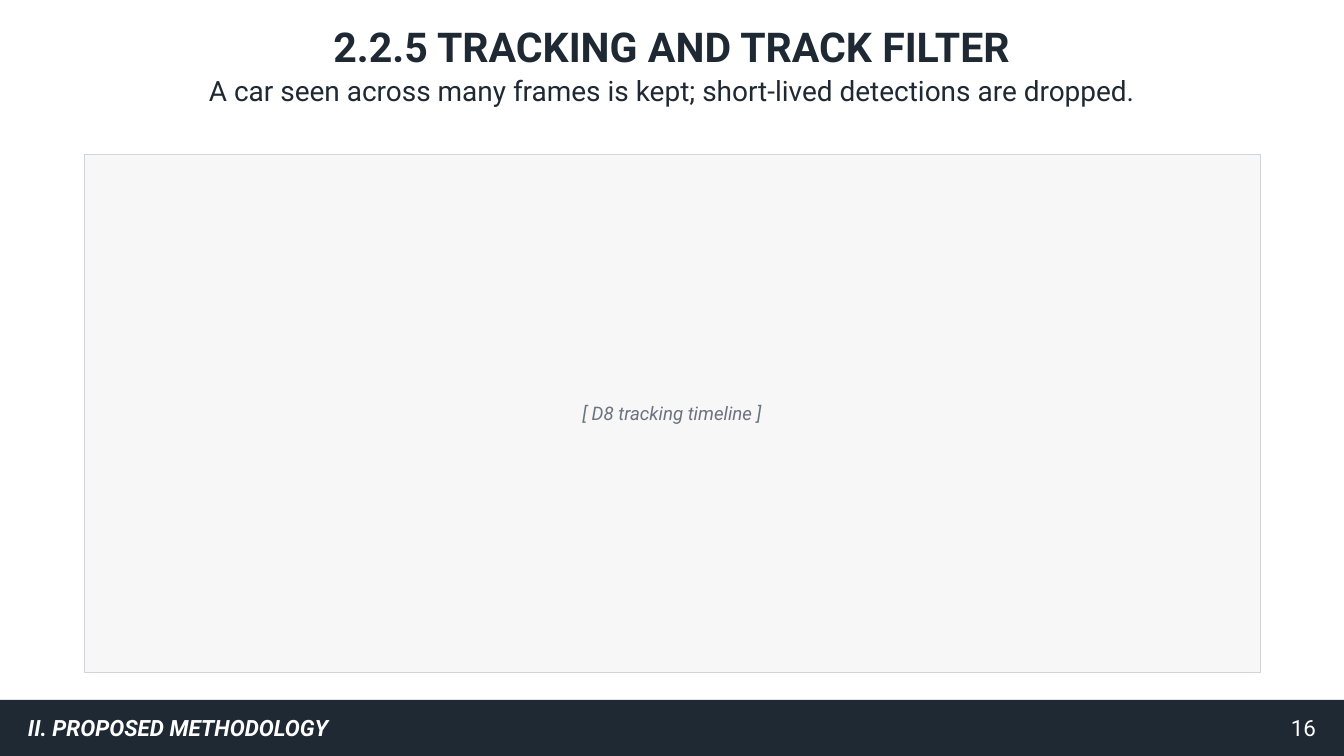
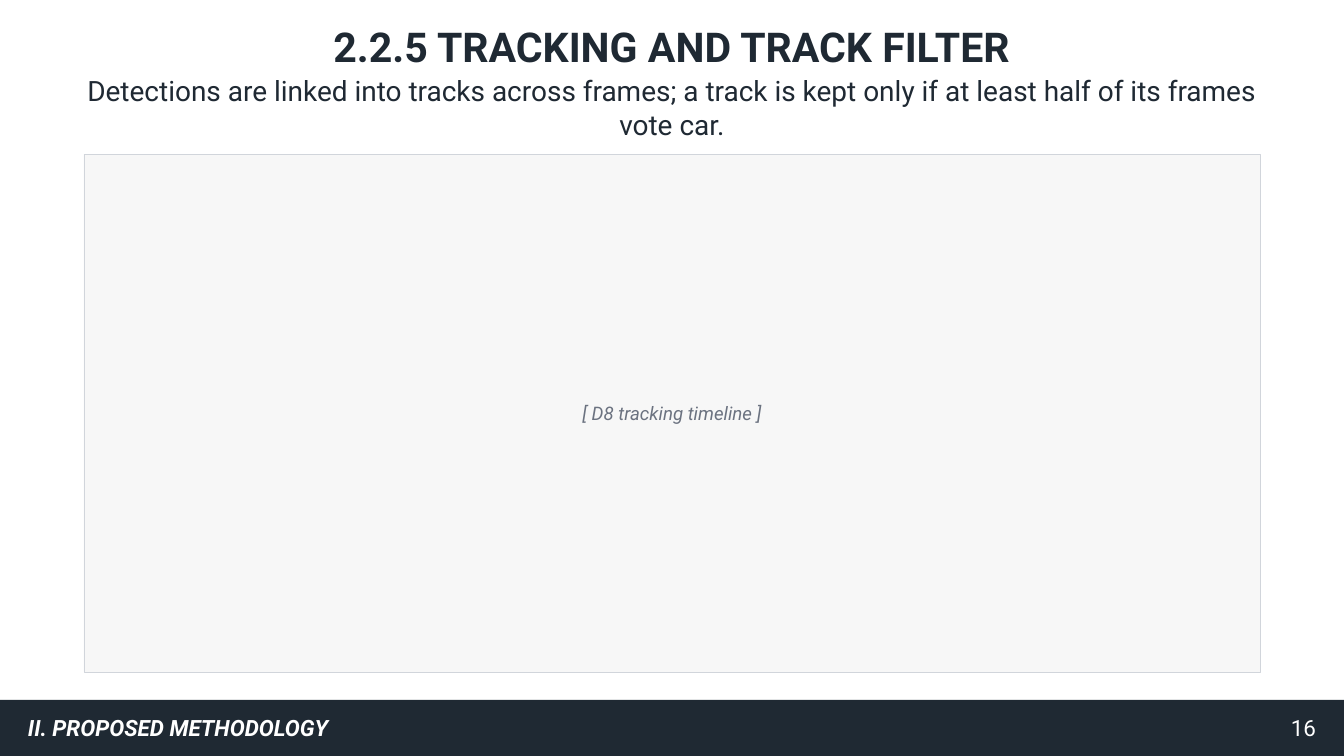
Before and after one commit to gooners006/LIDAR_Segmentation, a slide deck: slide 16 of docs/defense/deck_v2.pptx. Drawn at 1344x756 pixels with LibreOffice and Linux fonts; fonts in the diff are those of the drawing. Boxes give left, top, right and bottom in pixels: in the first picture for what was removed or moved away, otherwise in the second. Text is boxed around its words. In the diff, an @@ line names an element or a change of style, - is before the commit and + after.

```diff
--- a/docs/defense/deck_v2.pptx
+++ b/docs/defense/deck_v2.pptx
@@ text at (87,79,1256,136): text changed @@
-A car seen across many frames is kept; short-lived detections are dropped.
+Detections are linked into tracks across frames; a track is kept only if at least half of its frames vote car.
```
Also in this commit, not shown: 44 other slides changed, 9 slides added, 7 slides removed, 48 other files.
